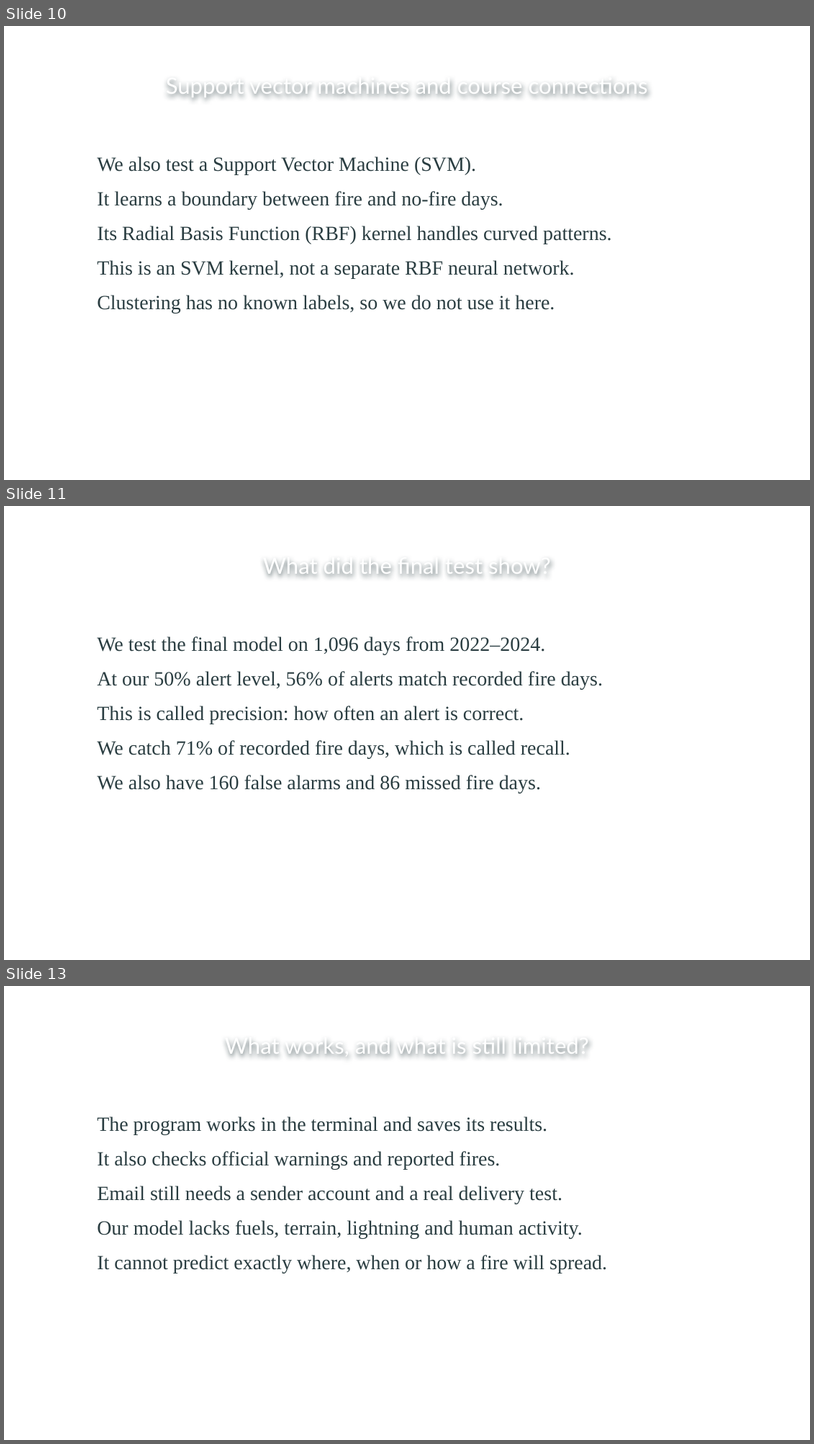
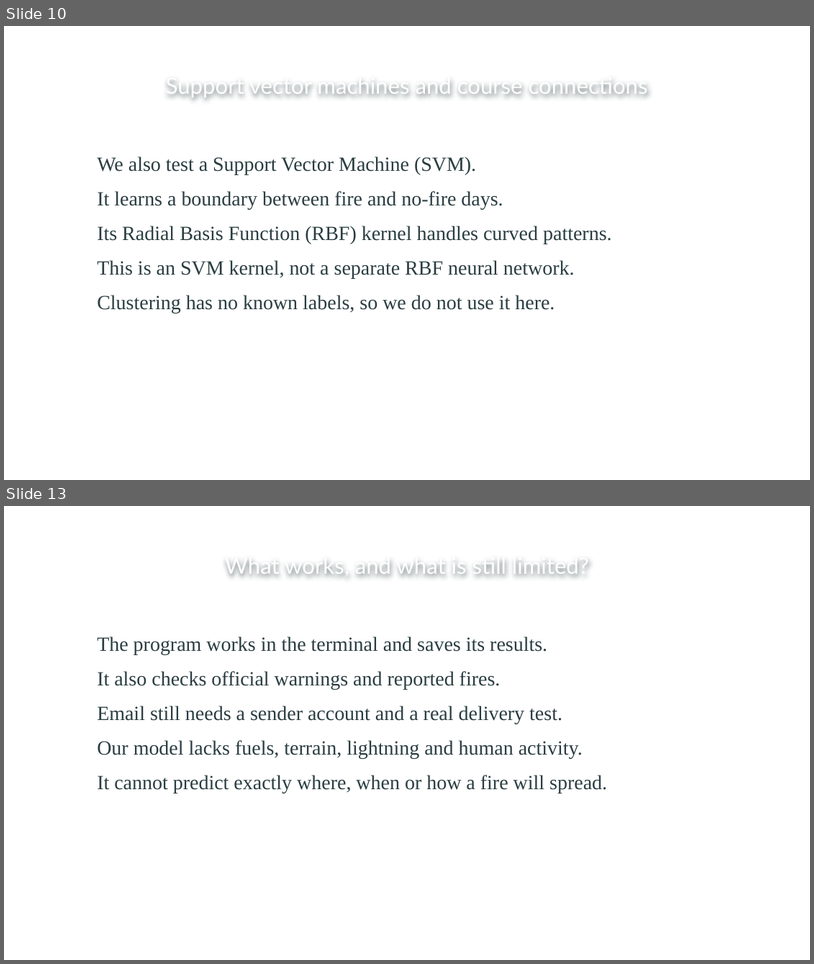
Before and after one commit to sarbarkarkee/cedar-city-wildfire-prediction, a slide deck: Cedar_City_Wildfire_Presentation.pptx. Shown one above the other, each under a label of ours: slides 10, 11 and 13 before the commit, slides 10 and 13 after it; the slides between them are not shown. The pictures are 814x1444 and 814x964 pixels, drawn with LibreOffice and Linux fonts; fonts in the diff are those of the drawing; background and template pictures are left out. Boxes give left, top, right and bottom in pixels: in the first picture for what was removed or moved away, otherwise in the second. Text is boxed around its words. In the diff, an @@ line names an element or a change of style, - is before the commit and + after.

```diff
--- a/Cedar_City_Wildfire_Presentation.pptx
+++ b/Cedar_City_Wildfire_Presentation.pptx
@@ slide 11 removed at (x1=4, y1=506, x2=810, y2=960), background picture (left out); not listed: 1 template element that a slide beside it also shows @@
@@ title removed at (x1=263, y1=562, x2=551, y2=575) @@
-What did the final test show?
@@ text removed at (x1=97, y1=636, x2=603, y2=793) @@
-We test the final model on 1,096 days from 2022–2024.
-At our 50% alert level, 56% of alerts match recorded fire days.
-This is called precision: how often an alert is correct.
-We catch 71% of recorded fire days, which is called recall.
-We also have 160 false alarms and 86 missed fire days.
```
Also in this commit, not shown: 2 slides changed, 1 slide added, 1 other slide removed.
